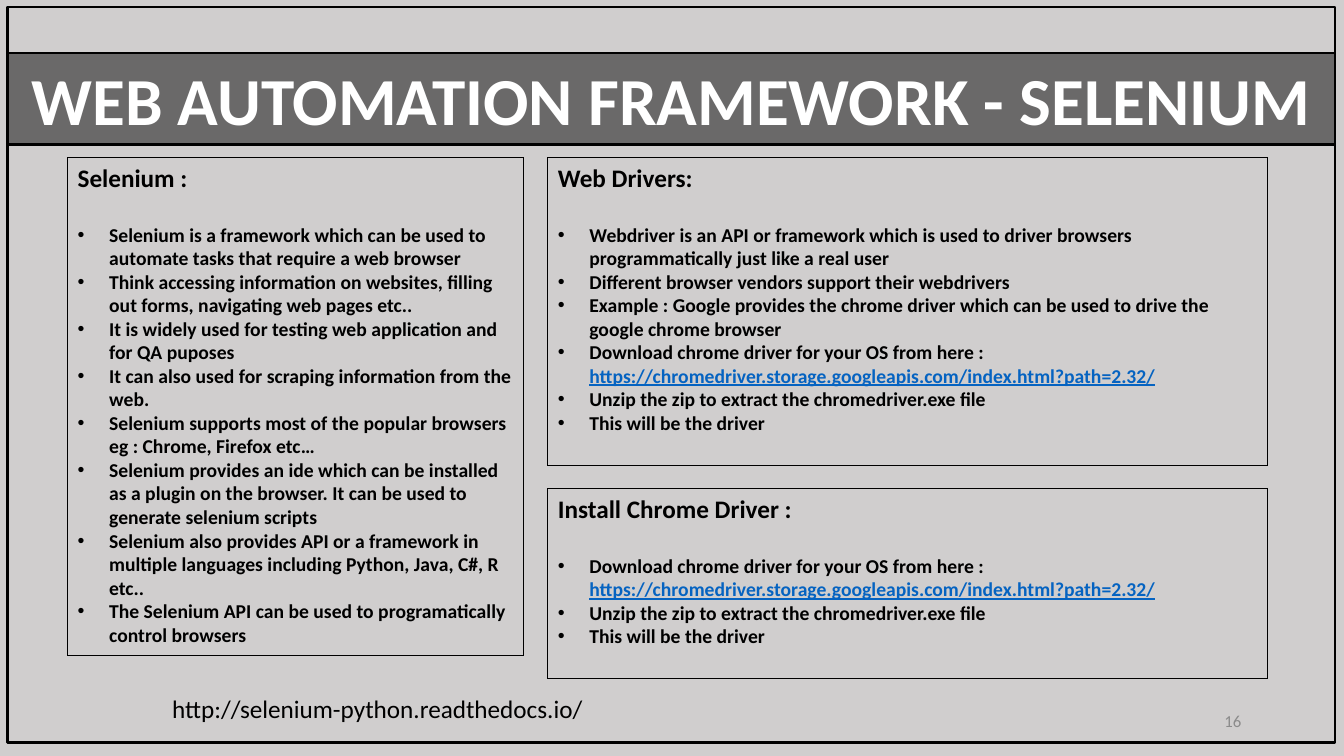
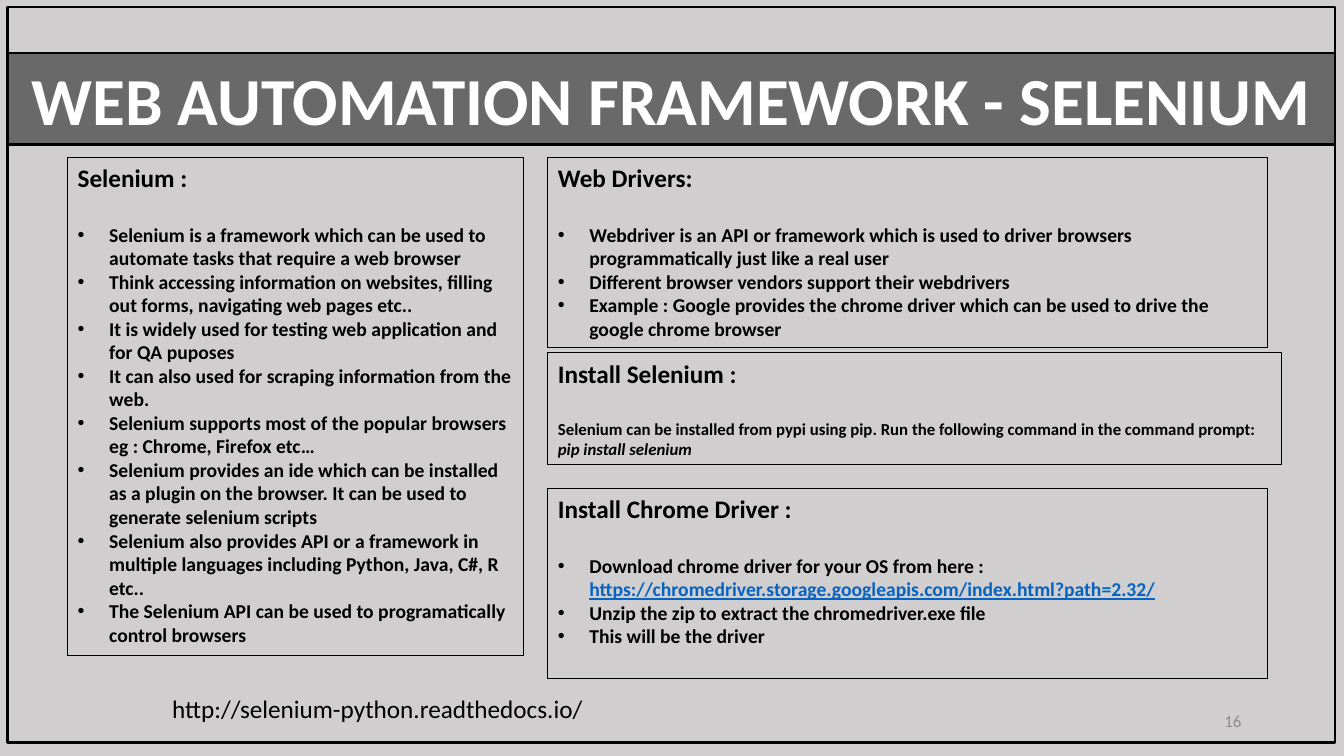
Before and after one commit to hamna314/iacc_python, a slide deck: slide 16 of week7/PythonPresentationWeek7.pptx. Drawn at 1344x756 pixels with LibreOffice and Linux fonts; fonts in the diff are those of the drawing. Boxes give left, top, right and bottom in pixels: in the first picture for what was removed or moved away, otherwise in the second. Text is boxed around its words. In the diff, an @@ line names an element or a change of style, - is before the commit and + after.

```diff
--- a/week7/PythonPresentationWeek7.pptx
+++ b/week7/PythonPresentationWeek7.pptx
@@ rectangle "Web Drivers:": place and size @@
-rectangle "Web Drivers:" at box(548, 157, 1268, 466)
+rectangle "Web Drivers:" at box(548, 157, 1268, 347)
@@ rectangle added at box(548, 353, 1282, 465), outline #000000 0.75 pt, 12 pt, text #000000, bold @@
+Install Selenium :
+Selenium can be installed from pypi using pip. Run the following command in the command prompt:
+pip install selenium
@@ text in rectangle at box(589, 345, 1154, 430): paragraphs removed @@
-• Download chrome driver for your OS from here :
-  https://chromedriver.storage.googleapis.com/index.html?path=2.32/
-• Unzip the zip to extract the chromedriver.exe file
-• This will be the driver
```
Also in this commit, not shown: 1 other slide changed.
